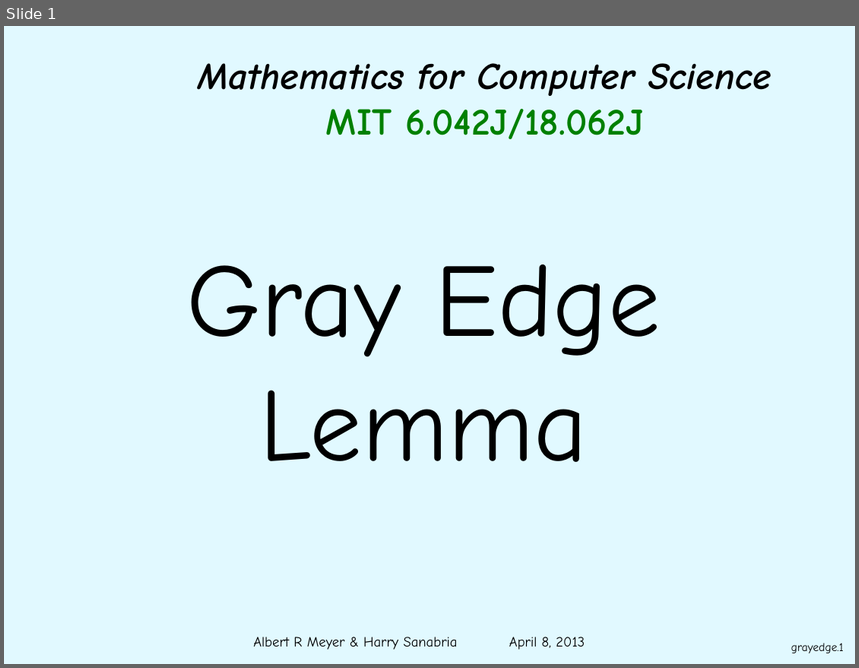
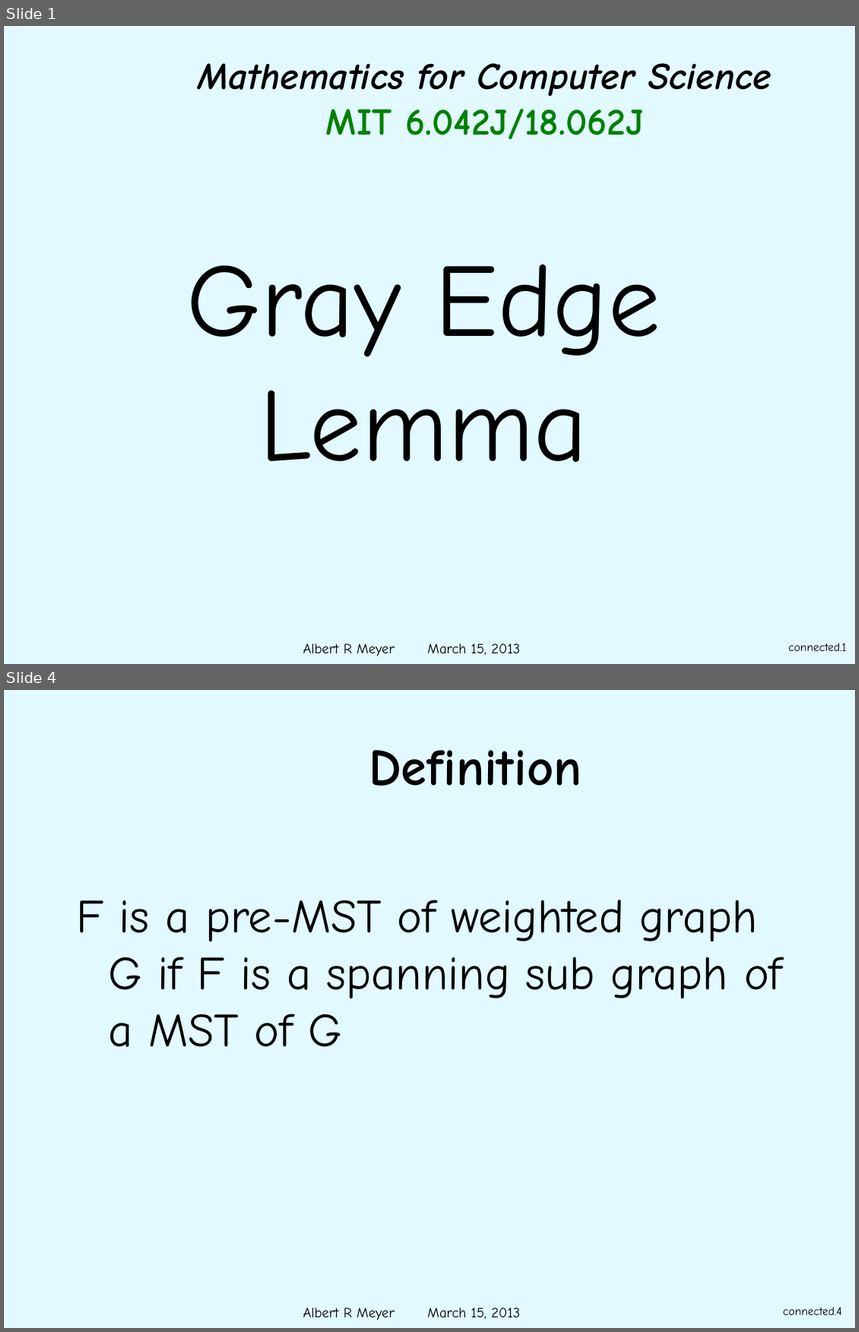
Before and after one commit to armeyer/mcs_web, a slide deck: spring13/slides13/gray-edges.pptx. Shown one above the other, each under a label of ours: slide 1 before the commit, slides 1 and 4 after it; the slides between them are not shown. The pictures are 859x668 and 859x1332 pixels, drawn with LibreOffice and Linux fonts; fonts in the diff are those of the drawing; background and template pictures are left out. Boxes give left, top, right and bottom in pixels: in the first picture for what was removed or moved away, otherwise in the second. Text is boxed around its words. In the diff, an @@ line names an element or a change of style, - is before the commit and + after.

```diff
--- a/spring13/slides13/gray-edges.pptx
+++ b/spring13/slides13/gray-edges.pptx
@@ slide 4 added at [4,690,855,1328], background #E1F9FF; not listed: 1 template element that a slide beside it also shows @@
@@ title added at [369,750,582,786], 44 pt, text #000000, bold @@
+Definition
@@ text added at [76,900,782,1047], 40 pt, text #000000 @@
+F is a pre-MST of weighted graph G if F is a spanning sub graph of a MST of G
@@ page number added at [783,1307,842,1315], 10 pt, text #000000 @@
+connected.4
@@ slide 1 changed as well @@
@@ text at [303,644,520,657]: text changed @@
-Albert R Meyer & Harry Sanabria April 8, 2013
+Albert R Meyer March 15, 2013
@@ page number at [788,643,847,651]: text changed @@
-grayedge.1
+connected.1
```
Also in this commit, not shown: 10 other slides changed, 5 other slides added, 1 other file.
